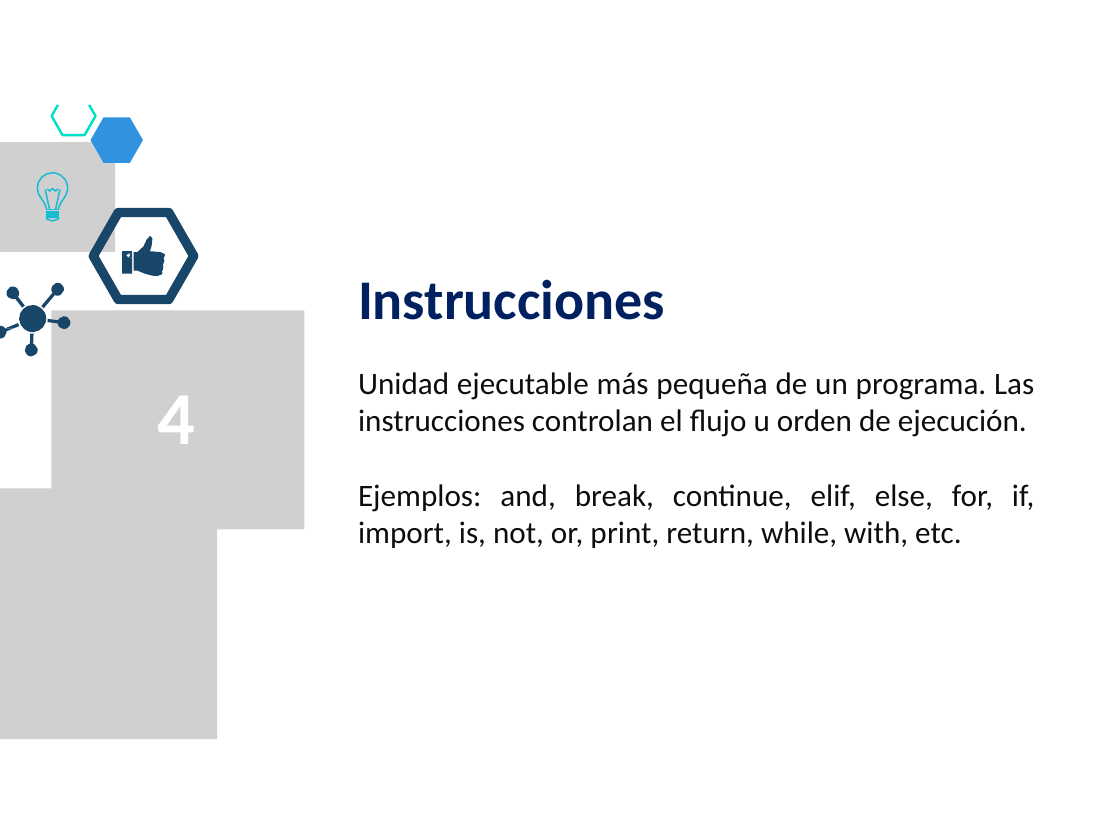
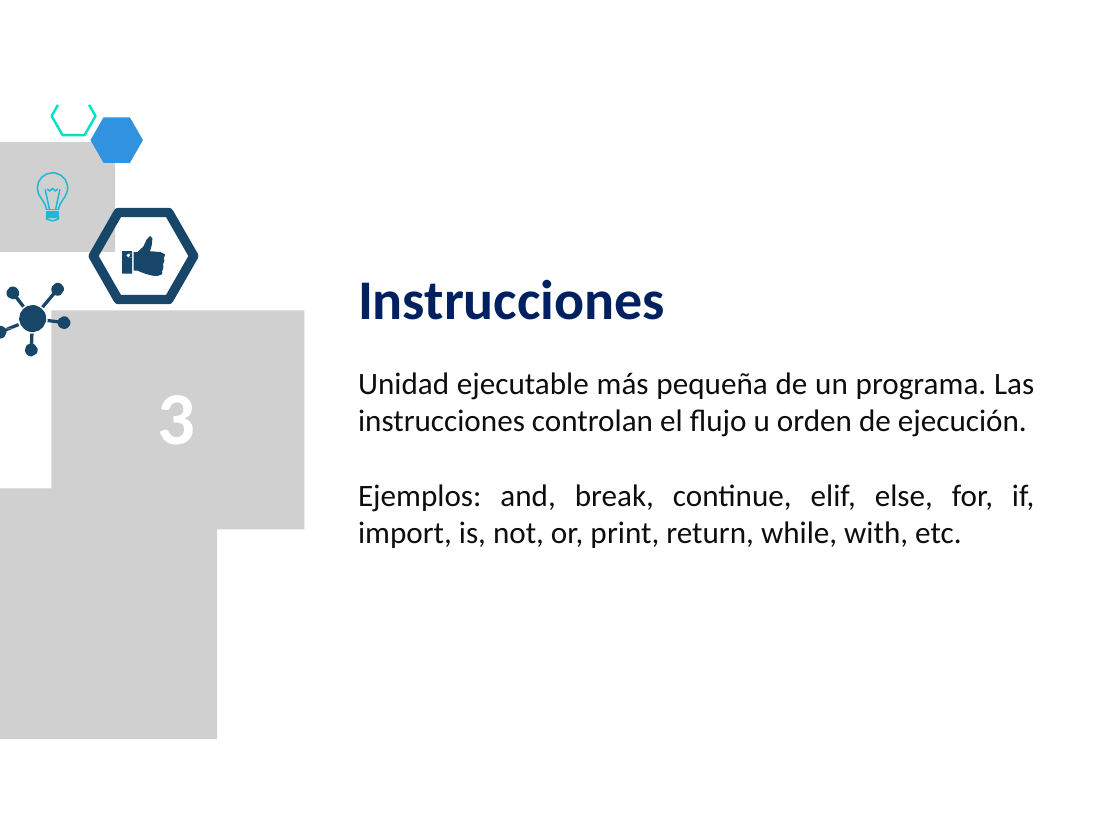
Before and after one commit to lizetheP/Analitica, a slide deck: slide 5 of CalendarioAgo2022/presentaciones/1_Componentes.pptx (slide 6 before the commit). Drawn at 1120x840 pixels with LibreOffice and Linux fonts; fonts in the diff are those of the drawing; grey boxes stand for pictures. Boxes give left, top, right and bottom in pixels: in the first picture for what was removed or moved away, otherwise in the second. Text is boxed around its words. In the diff, an @@ line names an element or a change of style, - is before the commit and + after.

```diff
--- a/CalendarioAgo2022/presentaciones/1_Componentes.pptx
+++ b/CalendarioAgo2022/presentaciones/1_Componentes.pptx
@@ text at (158,395,196,444): text changed @@
-4
+3
```
Also in this commit, not shown: 1 other slide changed, 1 slide removed, 4 other files.
